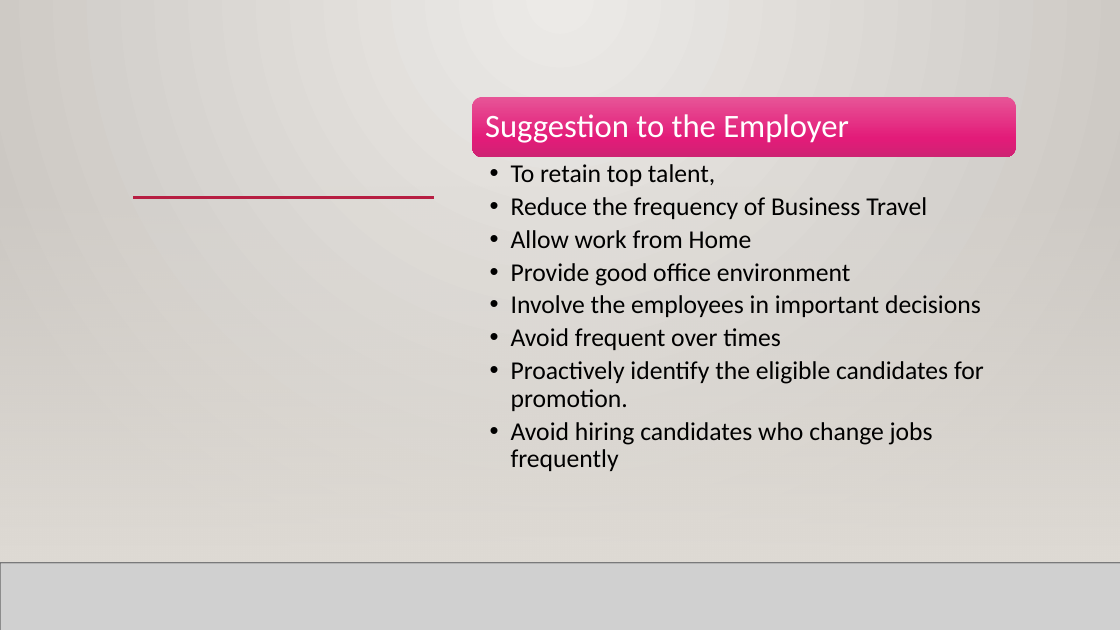
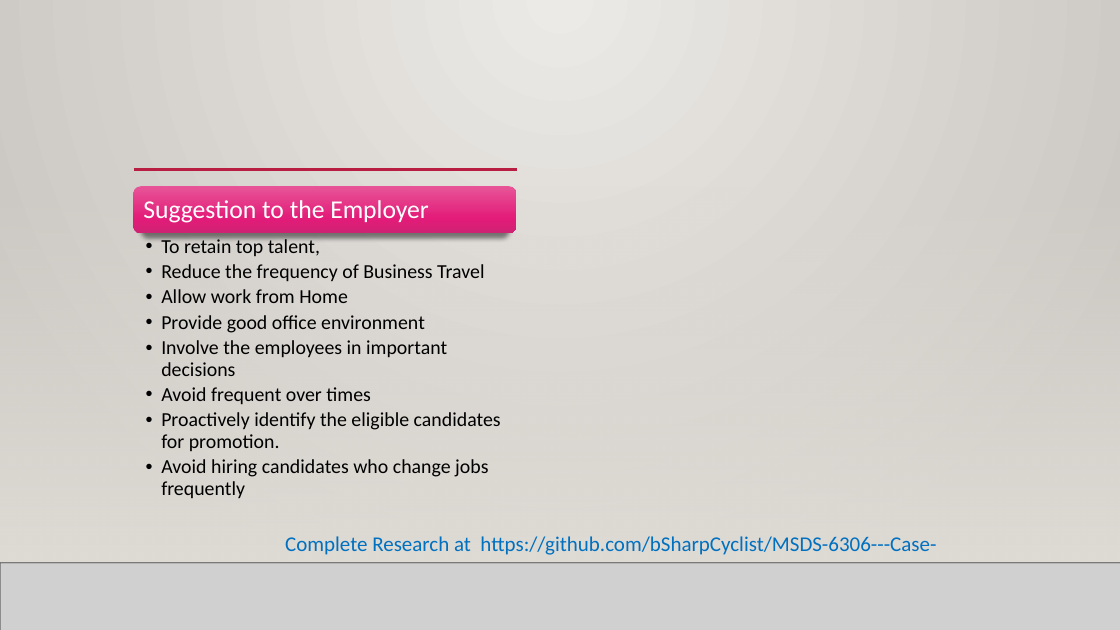
Before and after one commit to bSharpCyclist/MSDS-6306---Case-Study-2, a slide deck: slide 12 of CaseStudy2.pptx. Drawn at 1120x630 pixels with LibreOffice and Linux fonts; fonts in the diff are those of the drawing; grey boxes stand for pictures; background and template pictures are left out. Boxes give left, top, right and bottom in pixels: in the first picture for what was removed or moved away, otherwise in the second. Text is boxed around its words. In the diff, an @@ line names an element or a change of style, - is before the commit and + after.

Commit message:
added git link

```diff
--- a/CaseStudy2.pptx
+++ b/CaseStudy2.pptx
@@ rounded rectangle removed at (x1=472, y1=97, x2=1016, y2=157) @@
@@ line moved from (134, 197) - (434, 197) to (134, 170) - (518, 170) @@
@@ rounded rectangle added at (x1=134, y1=187, x2=517, y2=234), fill gradient #E75597 to #E51A79 to #CF2374 @@
@@ text "Suggestion to the Employer" moved from (x1=485, y1=114, x2=849, y2=143) to (x1=143, y1=200, x2=429, y2=223) @@
@@ text "Suggestion to the Employer" at (x1=143, y1=200, x2=429, y2=223): size 28 to 22 pt; less space between paragraphs @@
@@ text "To retain top talent," moved from (x1=511, y1=164, x2=984, y2=471) to (x1=161, y1=236, x2=501, y2=498) @@
@@ text "To retain top talent," at (x1=161, y1=236, x2=501, y2=498): size 22 to 17 pt; indent changed; less space between paragraphs @@
@@ text added at (x1=285, y1=536, x2=936, y2=563), 18 pt, text #0070C0 @@
+Complete Research at https://github.com/bSharpCyclist/MSDS-6306---Case-Study-2.git
```
